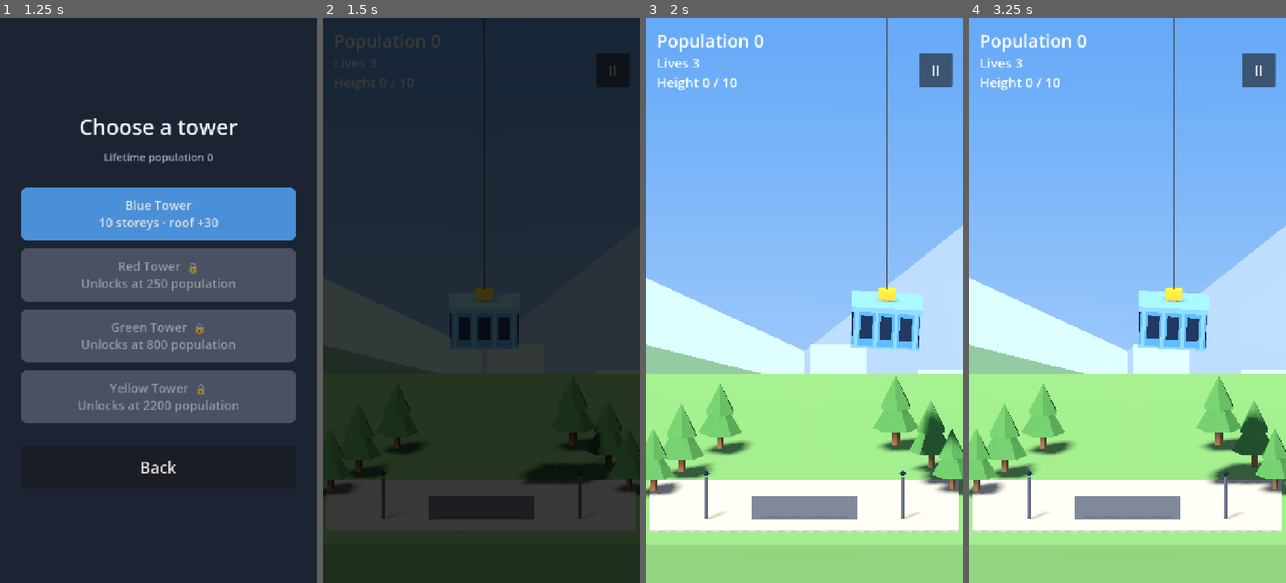
Above: before the commit, frames 1-4 (left to right).
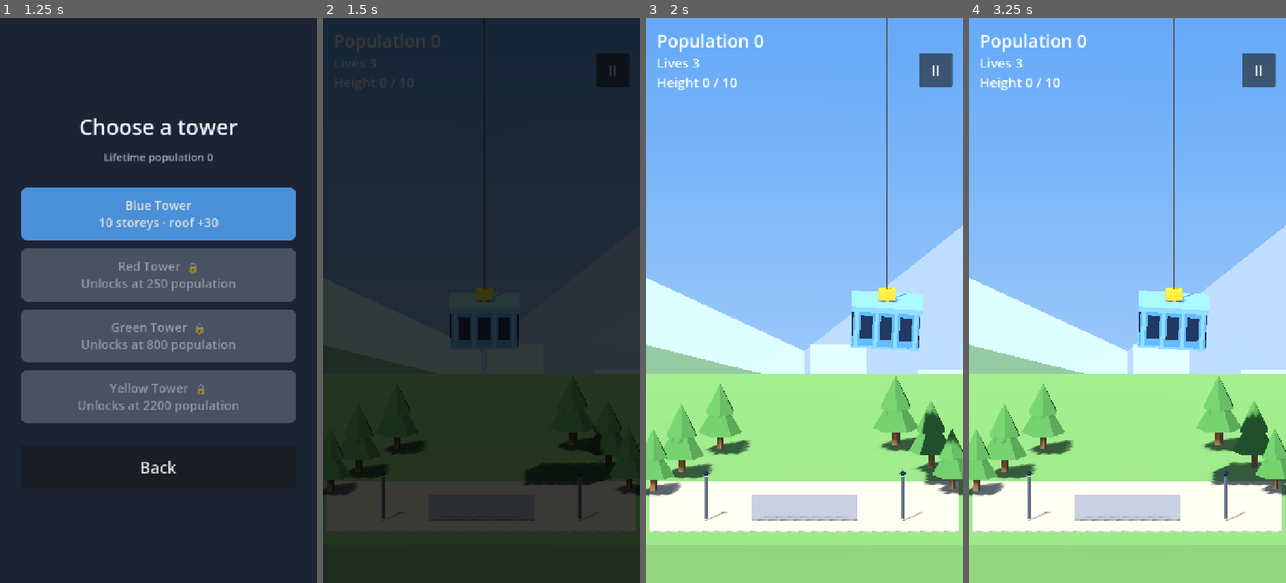
Above: after the commit, the same moments.

Repository: tahreezz3/skyline-stack
Game: Godot game, scene res://scenes/main_menu.tscn
Two runs of this game, one before a commit and one after it. Both use one fixed random seed, a clock stepped at 60 frames per second and the inputs below.
Inputs:
- Up to frame 1 (1.25 s): click "Play" at 0.5 s
- Up to frame 2 (1.5 s): click "Blue Tower 10 storeys · roof …" at 1.25 s
- Up to frame 3 (2 s): no input
- Up to frame 4 (3.25 s): click "II" at 2 s; click "Restart" at 2.75 s

Frame 1 is identical in both runs. In frame 2, less than 0.1% of the frame differs, in the area x 7-96%, y 81-89%; in frame 3, 2.8%, in the area x 0-100%, y 47-91%; in frame 4, 2.8%.

Commit message:
T-0307: fix flicker on the tower base
- combo window glow eases in/out and is subtler by day (main cause)
- camera kick eases instead of jumping; shake is a smooth wobble, softer on normal landings
- plaza/plinth faces no longer coplanar (z-fighting)
- stabilised split shadows, tighter range, 4096 map, tuned bias, light soft filter
- style guide rule: never switch a visible property instantly

Co-Authored-By: Claude Opus 5.5 <noreply@anthropic.com>

Diff:
--- a/game/config/feel.json
+++ b/game/config/feel.json
@@ -2,13 +2,14 @@
   "_doc": "Presentation-only tuning: renderer (view: \"3d\" low-poly per ADR-0006, or \"2d\" fallback), screen shake, camera kick, squash, particles, combo bar pulse, audio pitch. Never affects scoring. See docs/03_DATA_SPEC.md. Shake and kick are disabled when settings.reduced_motion is true.",
   "view": "3d",
   "shake": {
-    "land": 3.0,
-    "land_sloppy": 6.0,
-    "perfect": 5.0,
+    "land": 1.5,
+    "land_sloppy": 3.0,
+    "perfect": 2.5,
     "collapse_per_block": 9.0,
     "miss": 14.0,
     "max": 32.0,
-    "decay": 7.0
+    "decay": 7.0,
+    "frequency": 1.0
   },
   "camera_kick": {
     "perfect": 14.0,
--- a/game/project.godot
+++ b/game/project.godot
@@ -38,5 +38,8 @@
 
 [rendering]
 
+lights_and_shadows/directional_shadow/size=4096
+lights_and_shadows/directional_shadow/soft_shadow_filter_quality=1
+
 renderer/rendering_method="mobile"
 textures/vram_compression/import_etc2_astc=true
--- a/game/scripts/game/low_poly.gd
+++ b/game/scripts/game/low_poly.gd
@@ -172,11 +172,12 @@
 	box(ground, Vector3(-width * 0.5, -3.0, -8.0), Vector3(width * 0.5, -0.06, 2.0))
 	_commit(mesh, ground, "body")
 	var paving := _st()
-	box(paving, Vector3(-2.2, -0.06, -1.6), Vector3(2.2, -0.02, 1.3))    # plaza paving
+	# Every top face sits at its own height: coplanar overlapping faces z-fight (flicker).
+	box(paving, Vector3(-2.2, -0.06, -1.6), Vector3(2.2, -0.035, 1.3))   # plaza paving, top -0.035
 	_commit(mesh, paving, "trim")
 	var plinth := _st()
-	box(plinth, Vector3(-0.62, -0.02, -0.58), Vector3(0.62, 0.0, 0.58))  # foundation the first storey sits on
-	box(plinth, Vector3(-0.75, -0.06, -0.7), Vector3(0.75, -0.02, 0.7))
+	box(plinth, Vector3(-0.75, -0.06, -0.7), Vector3(0.75, -0.015, 0.7))  # lower step, top -0.015
+	box(plinth, Vector3(-0.62, -0.015, -0.58), Vector3(0.62, 0.0, 0.58))  # foundation the first storey sits on
 	_commit(mesh, plinth, "body2")
 	return mesh
 
--- a/game/scripts/game/tower_game.gd
+++ b/game/scripts/game/tower_game.gd
@@ -42,7 +42,8 @@
 var reduced_motion := false
 var shake := 0.0
 var shake_offset := Vector2.ZERO
-var kick := 0.0
+var kick := 0.0                         # displayed camera kick (px), eased towards kick_target
+var kick_target := 0.0
 var squash_t := 0.0
 var particles: Array[Dictionary] = []   # {x, y, vx, vy, age, life, kind, size}
 var last_combo_count := 0
@@ -299,7 +300,7 @@
 
 func _kick(amount: float) -> void:
 	if not reduced_motion:
-		kick += amount
+		kick_target += amount
 
 
 func _squash() -> void:
@@ -320,8 +321,14 @@
 
 func _update_feedback(delta: float) -> void:
 	shake = lerpf(shake, 0.0, minf(1.0, float(feel["shake"]["decay"]) * delta))
-	shake_offset = Vector2(randf_range(-1.0, 1.0), randf_range(-1.0, 1.0)) * shake if shake > 0.2 else Vector2.ZERO
-	kick = lerpf(kick, 0.0, minf(1.0, float(feel["camera_kick"]["decay"]) * delta))
+	# Smooth wobble (a few incommensurate sines) instead of a fresh random offset every frame:
+	# per-frame random jumps read as flicker, especially on the static base.
+	var f := float(feel["shake"].get("frequency", 1.0))
+	var wobble := Vector2(sin(t * 31.0 * f) * 0.6 + sin(t * 17.3 * f) * 0.4, cos(t * 27.7 * f) * 0.6 + sin(t * 13.1 * f) * 0.4)
+	shake_offset = wobble * shake if shake > 0.2 else Vector2.ZERO
+	# ease in and out: an instant camera jump reads as a flicker of the whole scene
+	kick_target = lerpf(kick_target, 0.0, minf(1.0, float(feel["camera_kick"]["decay"]) * delta))
+	kick = lerpf(kick, kick_target, minf(1.0, 14.0 * delta))
 	squash_t = maxf(0.0, squash_t - delta)
 	for p in particles:
 		p["age"] += delta
--- a/game/scripts/game/tower_view_3d.gd
+++ b/game/scripts/game/tower_view_3d.gd
@@ -9,7 +9,7 @@
 const LowPoly := preload("res://scripts/game/low_poly.gd")
 
 const PITCH_DEG := 14.0
-const CAM_DIST := 60.0
+const CAM_DIST := 20.0             # ortho: distance doesn't change size; closer keeps the shadow range tight
 const VIEW_UNITS := 8.0            # visible world height (1280 px / 160 px per unit)
 const CENTER_ABOVE_VIEW := 3.0     # same layout as the 2D view: ground 3 units below screen centre
 const PX_TO_UNITS := 1.0 / 160.0
@@ -54,7 +54,8 @@
 var swing := 0.0
 var cam_y := 0.0
 var night := 0.0
-var combo_glow := 0.0
+var combo_glow := 0.0          # eased 0..1; never switched instantly (instant changes read as flicker)
+var combo_target := 0.0
 
 
 func setup(p_game: Node2D) -> void:
@@ -65,7 +66,7 @@
 	_build_environment_layers()
 	_build_actors()
 	GameEvents.block_resolved.connect(_on_block_resolved)
-	GameEvents.combo_progress.connect(func(count: int, _rate: float) -> void: combo_glow = 1.0 if count > 0 else 0.0)
+	GameEvents.combo_progress.connect(func(count: int, _rate: float) -> void: combo_target = 1.0 if count > 0 else 0.0)
 
 
 # --- construction -------------------------------------------------------------
@@ -128,9 +129,15 @@
 
 	sun = DirectionalLight3D.new()
 	sun.shadow_enabled = true
-	sun.directional_shadow_mode = DirectionalLight3D.SHADOW_ORTHOGONAL
-	sun.directional_shadow_max_distance = 80.0
-	sun.shadow_blur = 1.5
+	# Stable, crisp shadows: split shadow maps are stabilised against camera movement, a short
+	# range keeps texels small, and crisp edges fit the low-poly style (no shimmering soft fringe).
+	sun.directional_shadow_mode = DirectionalLight3D.SHADOW_PARALLEL_2_SPLITS
+	sun.directional_shadow_max_distance = 36.0
+	sun.directional_shadow_split_1 = 0.5
+	sun.directional_shadow_blend_splits = true
+	sun.shadow_blur = 0.6   # light softening antialiases small contact shadows
+	sun.shadow_bias = 0.15
+	sun.shadow_normal_bias = 3.0
 	add_child(sun)
 	sun.look_at_from_position(Vector3(-4, 9, 7), Vector3.ZERO)
 
@@ -170,7 +177,7 @@
 	plaza.mesh = LowPoly.plaza(60.0)
 	plaza.set_surface_override_material(0, _lit(Color("#6fa25f")))
 	plaza.set_surface_override_material(1, _lit(Color("#b8b2a6")))
-	plaza.set_surface_override_material(2, _lit(Color("#555b66")))
+	plaza.set_surface_override_material(2, _lit(Color("#8b909b")))
 	add_child(plaza)
 	var tree_mesh := LowPoly.tree(1.0)
 	var lamp_mesh := LowPoly.lamp()
@@ -324,6 +331,7 @@
 func _update_time_of_day(delta: float) -> void:
 	var target := clampf((cam_y - 9.0) / 20.0, 0.0, 1.0)
 	night = lerpf(night, target, minf(1.0, delta * 1.5))
+	combo_glow = move_toward(combo_glow, combo_target, delta * 2.5)   # ~0.4 s fade in/out
 	var top: Color = _sky(0)
 	var bottom: Color = _sky(1)
 	backdrop_mat.set_shader_parameter("top_color", top)
@@ -334,7 +342,8 @@
 	sun.light_energy = _sky(3)
 	env.ambient_light_energy = _sky(4)
 	env.ambient_light_color = Color("#bcd4ff").lerp(bottom, 0.4)
-	mat_glass.emission_energy_multiplier = clampf((night - 0.3) * 3.5, 0.0, 2.6) + combo_glow * 0.6
+	# combo adds a gentle warm glow, weaker by day so windows don't flash gold in sunlight
+	mat_glass.emission_energy_multiplier = clampf((night - 0.3) * 3.5, 0.0, 2.6) + combo_glow * lerpf(0.18, 0.5, night)
 	for l in layers:
 		(l["mat"] as StandardMaterial3D).albedo_color = (l["base"] as Color).lerp(bottom, float(l["haze"])).darkened(night * 0.45)
 
Not shown, changed: coordination/DASHBOARD.md
Not shown, changed: coordination/dashboard.html
Not shown, added: coordination/tasks/T-0307-fix-flicker-on-the-tower-base-landings-w.md
Not shown, changed: docs/03_DATA_SPEC.md
Not shown, changed: docs/06_ART_AUDIO_SPEC.md
Not shown, changed: tools/validate_config.py
